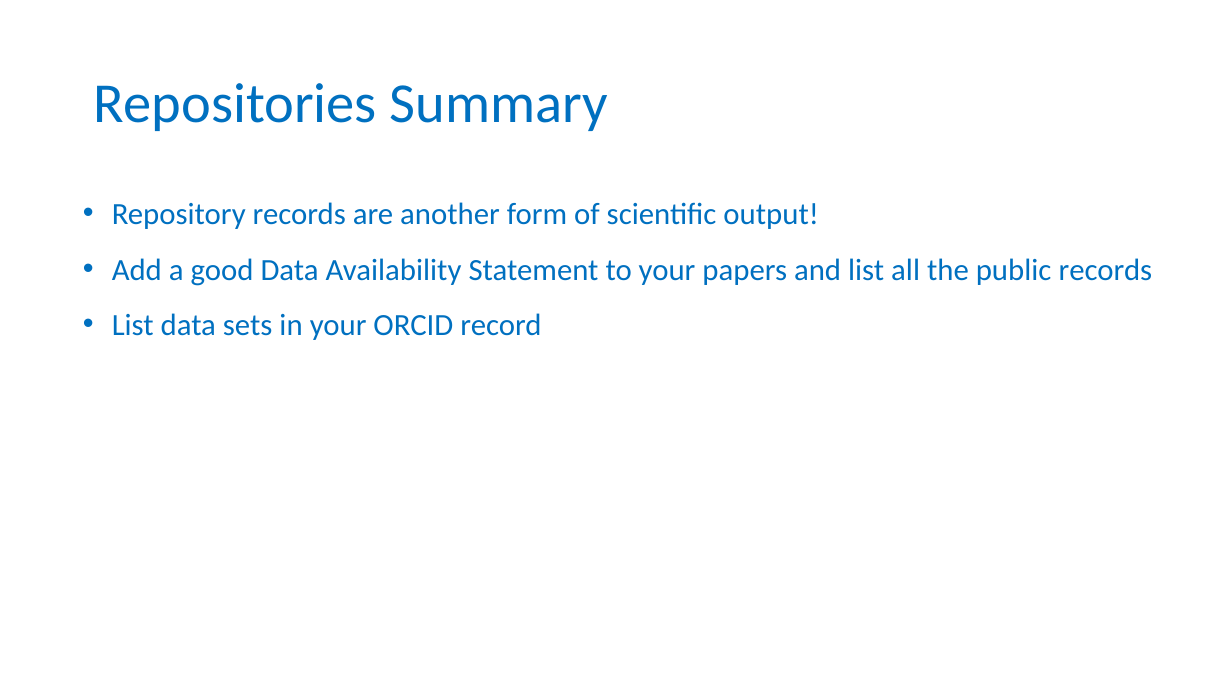
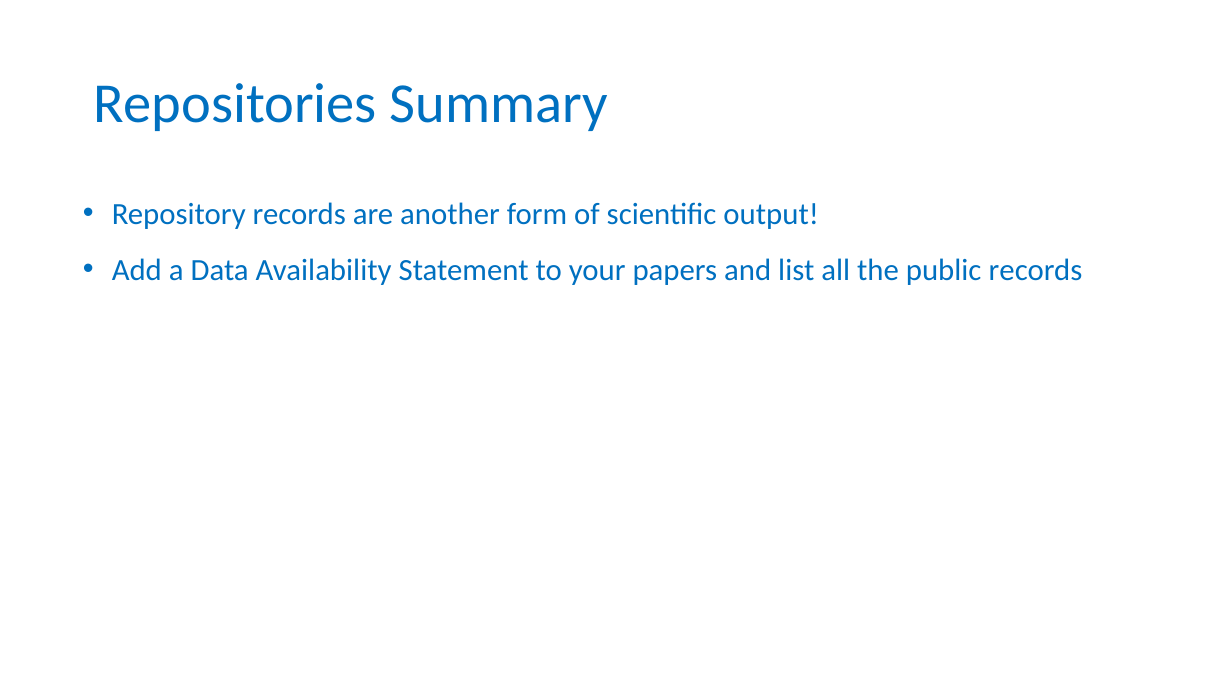
Before and after one commit to tzielins/private-fair-for-busy-biologists, a slide deck: slide 22 of instructors/06-Repositories_v3.1.pptx. Drawn at 1232x693 pixels with LibreOffice and Linux fonts; fonts in the diff are those of the drawing; background and template pictures are left out. Boxes give left, top, right and bottom in pixels: in the first picture for what was removed or moved away, otherwise in the second. Text is boxed around its words. In the diff, an @@ line names an element or a change of style, - is before the commit and + after.

```diff
--- a/instructors/06-Repositories_v3.1.pptx
+++ b/instructors/06-Repositories_v3.1.pptx
@@ text at box(112, 258, 1083, 285): text changed @@
-• Add a good Data Availability Statement to your papers and list all the public records
-• List data sets in your ORCID record
+• Add a Data Availability Statement to your papers and list all the public records
```
Also in this commit, not shown: 2 other slides changed, 2 slides removed, 3 other files.
